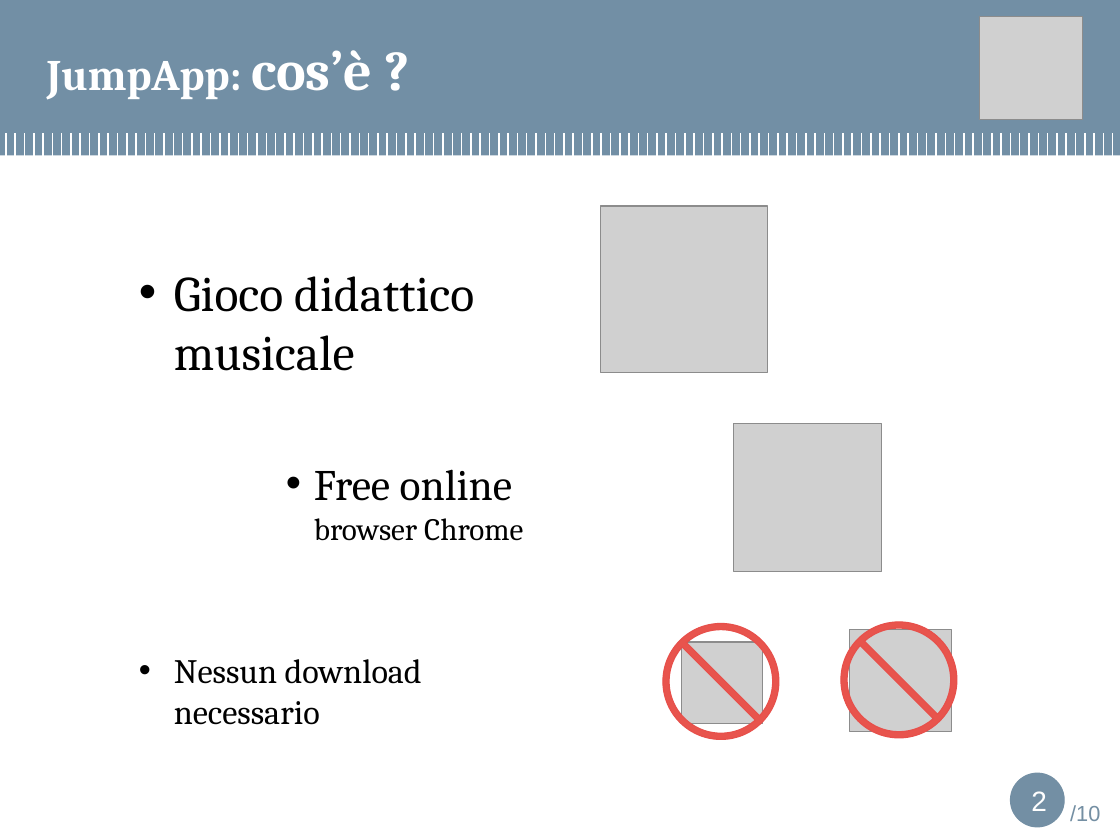
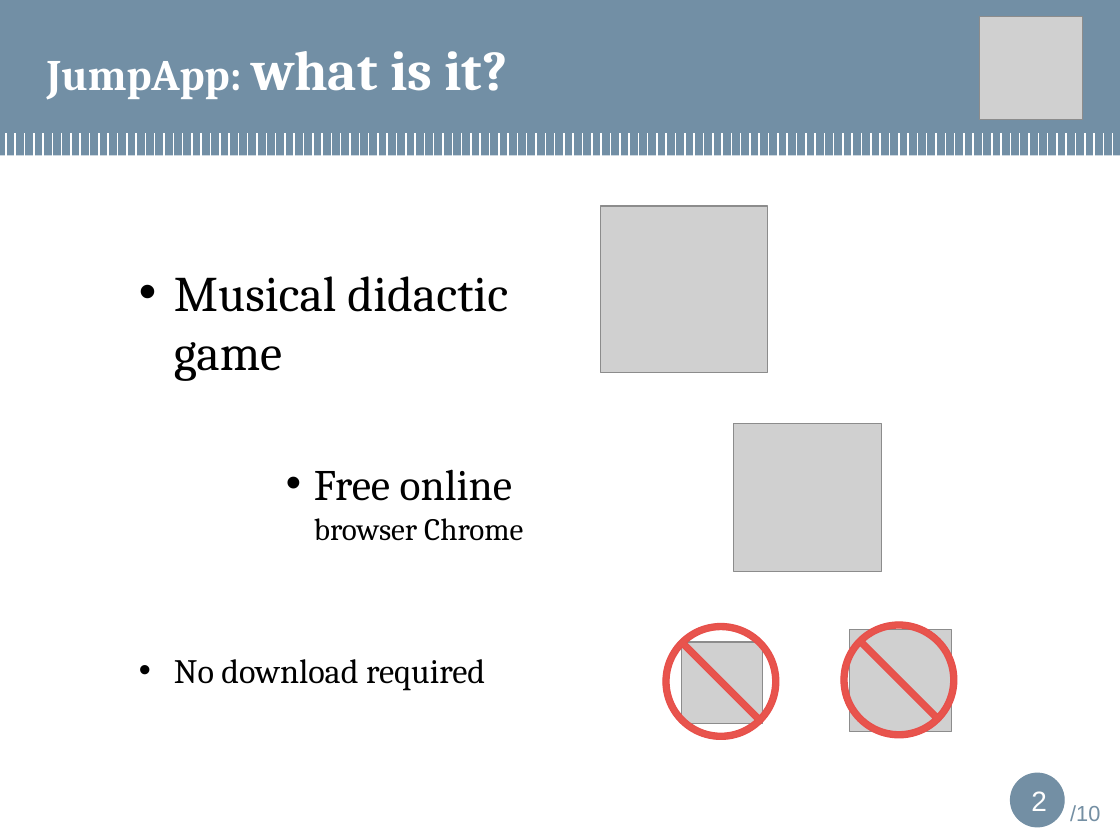
Before and after one commit to maeprojects/jumpapp, a slide deck: slide 2 of bozza presentation.pptx. Drawn at 1120x840 pixels with LibreOffice and Linux fonts; fonts in the diff are those of the drawing; grey boxes stand for pictures; background and template pictures are left out. Boxes give left, top, right and bottom in pixels: in the first picture for what was removed or moved away, otherwise in the second. Text is boxed around its words. In the diff, an @@ line names an element or a change of style, - is before the commit and + after.

```diff
--- a/bozza presentation.pptx
+++ b/bozza presentation.pptx
@@ title at [47,51,508,100]: text changed; size 28 to 36 pt @@
-JumpApp: cos’è ?
+JumpApp: what is it?
@@ text at [174,276,508,381]: text changed @@
-• Gioco didattico
-  musicale
+• Musical didactic
+  game
@@ text at [174,659,485,690]: text changed @@
-• Nessun download
-  necessario
+• No download required
```
Also in this commit, not shown: 9 other slides changed.
